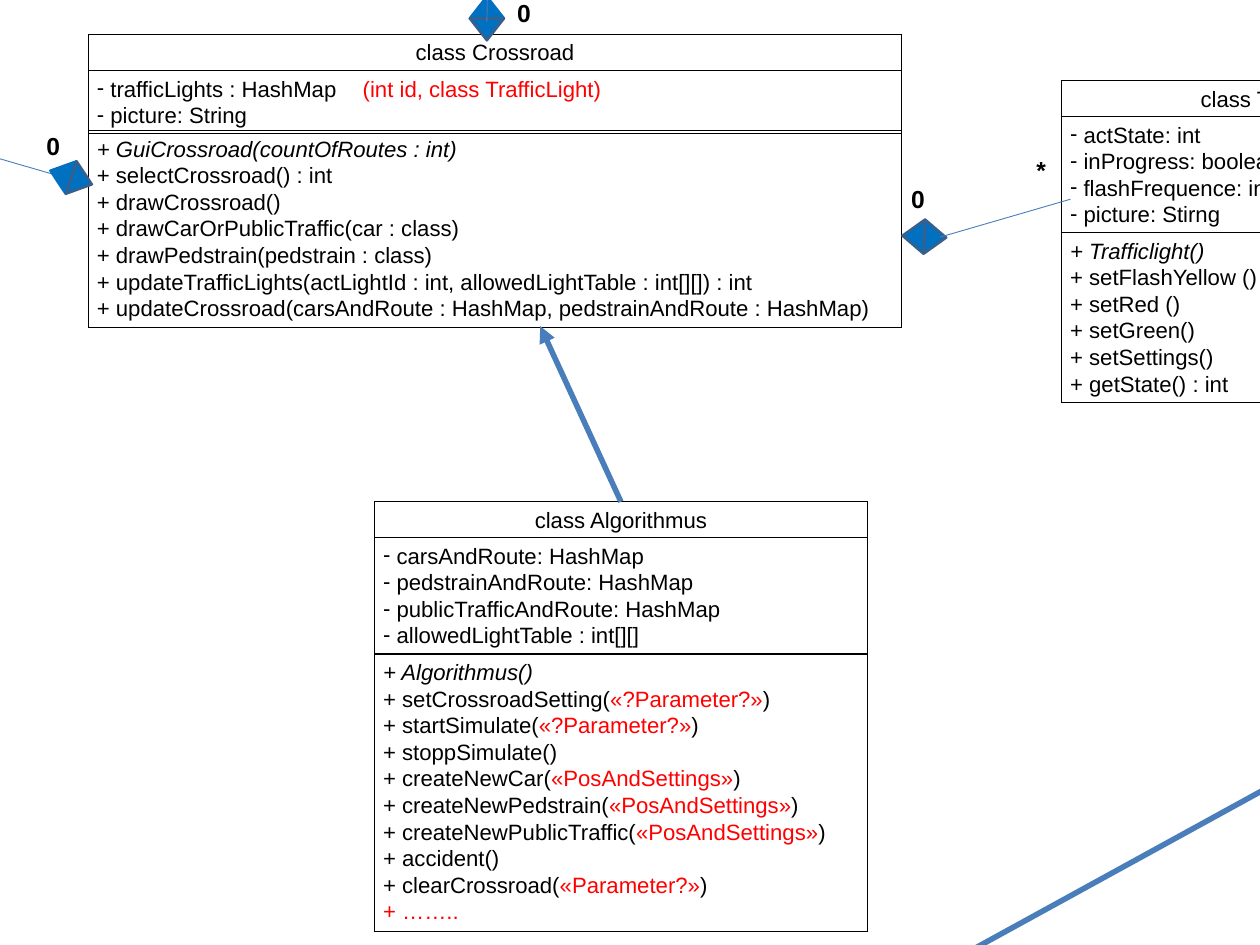
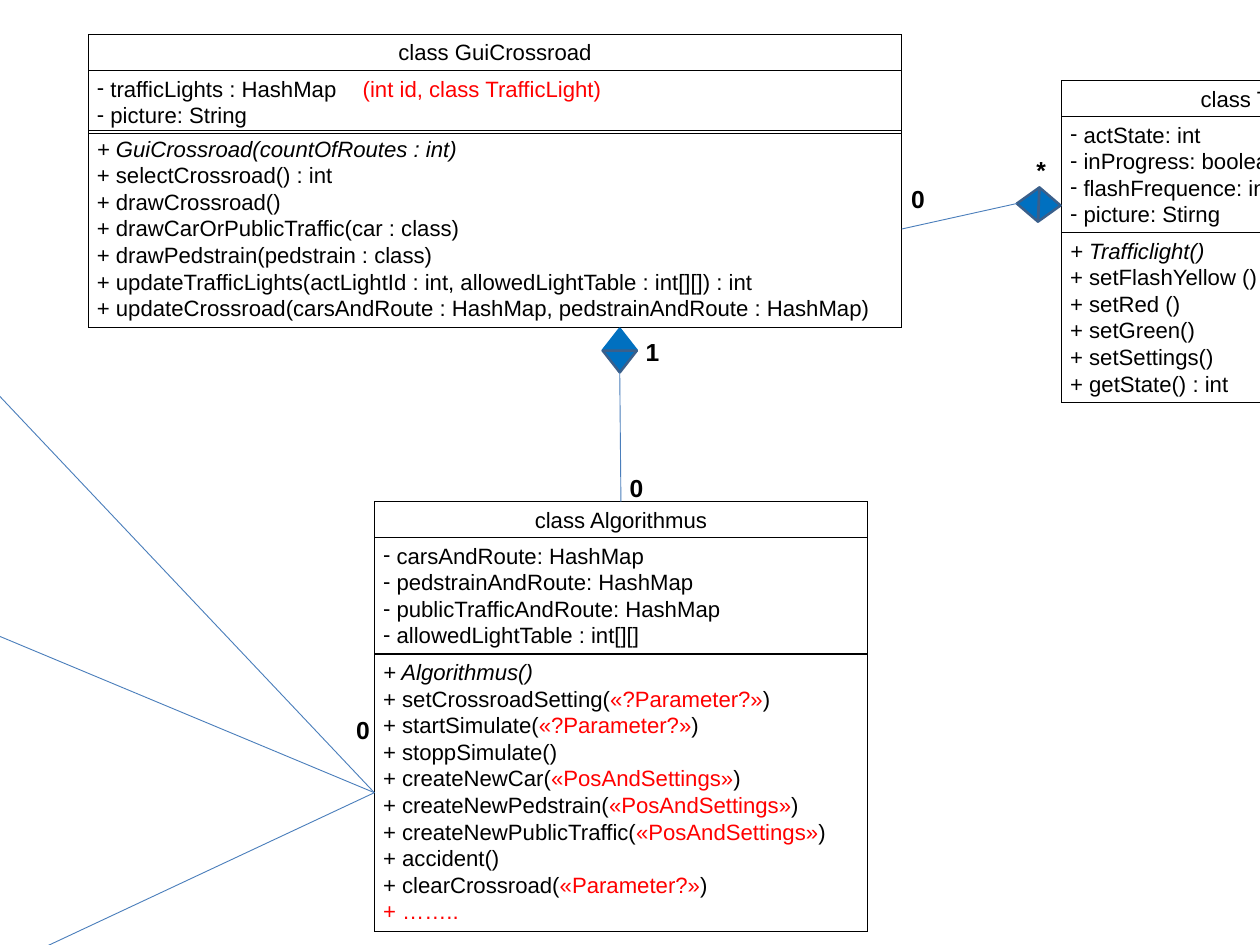
Before and after one commit to fhirter/Ampelsteuerung, a slide deck: slide 6 of Dokumente/Ampelsteuerung.pptx. Drawn at 1260x945 pixels with LibreOffice and Linux fonts; fonts in the diff are those of the drawing; background and template pictures are left out. Boxes give left, top, right and bottom in pixels: in the first picture for what was removed or moved away, otherwise in the second. Text is boxed around its words. In the diff, an @@ line names an element or a change of style, - is before the commit and + after.

```diff
--- a/Dokumente/Ampelsteuerung.pptx
+++ b/Dokumente/Ampelsteuerung.pptx
@@ line removed from (88, 184) to (0, 0) @@
@@ line removed from (487, 21) to (495, 0) @@
@@ text in rectangle at (398, 44, 592, 61): text changed @@
-class Crossroad
+class GuiCrossroad
@@ triangle removed at (45, 154, 77, 194) @@
@@ triangle removed at (66, 161, 98, 201) @@
@@ line moved from (940, 237) - (1070, 199) to (902, 229) - (1017, 204) @@
@@ triangle: place and size @@
-triangle at (902, 218, 926, 254)
+triangle at (1016, 186, 1040, 222)
@@ triangle: place and size @@
-triangle at (923, 219, 947, 255)
+triangle at (1039, 187, 1062, 223)
@@ line added from (375, 793) to (0, 216), #4B7EBC 0.75 pt @@
@@ triangle: place and size @@
-triangle at (470, 0, 504, 19)
+triangle at (603, 329, 637, 351)
@@ triangle: place and size @@
-triangle at (470, 19, 504, 41)
+triangle at (603, 351, 637, 373)
@@ text added at (646, 344, 660, 361), 20 pt, text #000000, bold @@
+1
@@ arrow moved from (621, 502) - (541, 326) to (621, 502) - (620, 372) @@
@@ arrow (621, 502) - (620, 372): arrow to line; stroke #4B7EBC 4.5 pt to #4B7EBC 0.75 pt @@
@@ arrow removed from (1260, 478) to (0, 945) @@
@@ text "0" rewrapped from (517, 5, 531, 23) to (630, 480, 644, 502) @@
@@ arrow removed from (1260, 478) to (782, 945) @@
@@ line added from (375, 793) to (0, 611), #4B7EBC 0.75 pt @@
@@ text "0": place and size @@
-text "0" at (46, 138, 60, 156)
+text "0" at (356, 722, 370, 740)
@@ line added from (375, 793) to (0, 945), #4B7EBC 0.75 pt @@
```
Also in this commit, not shown: 4 other files.
